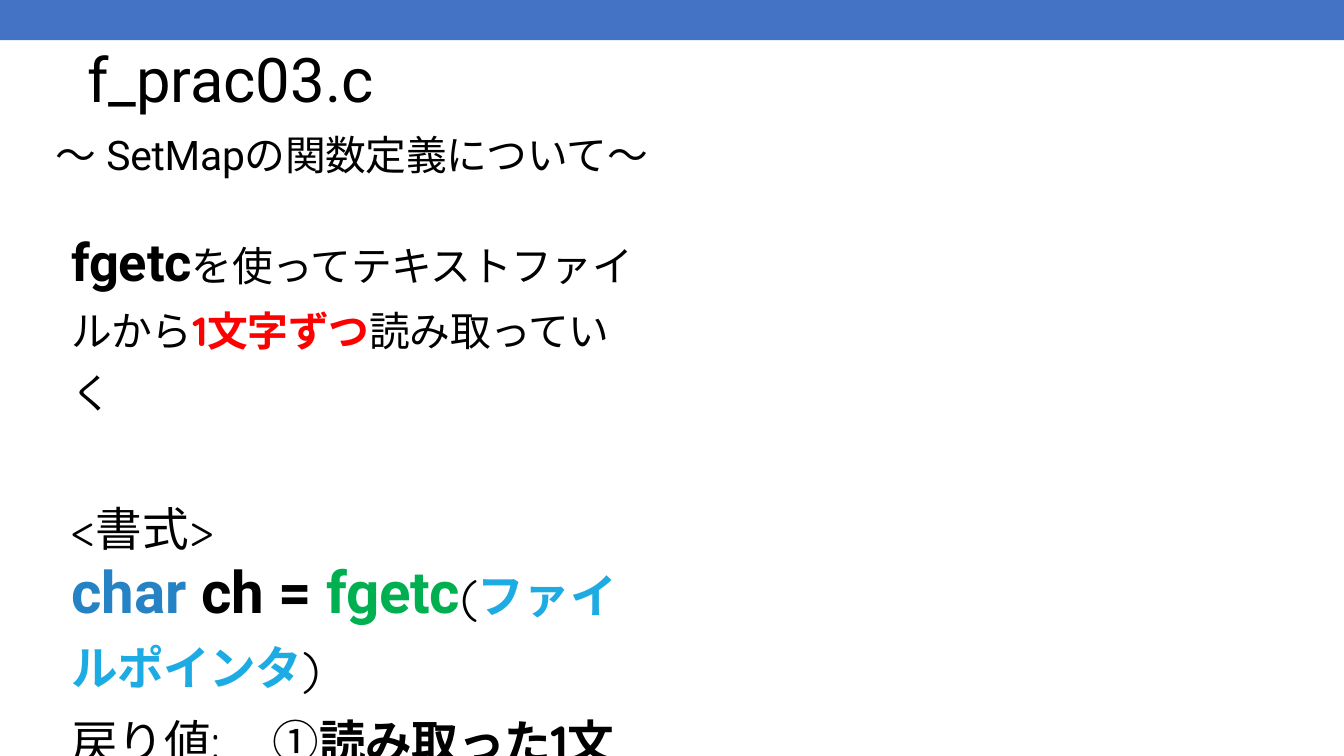
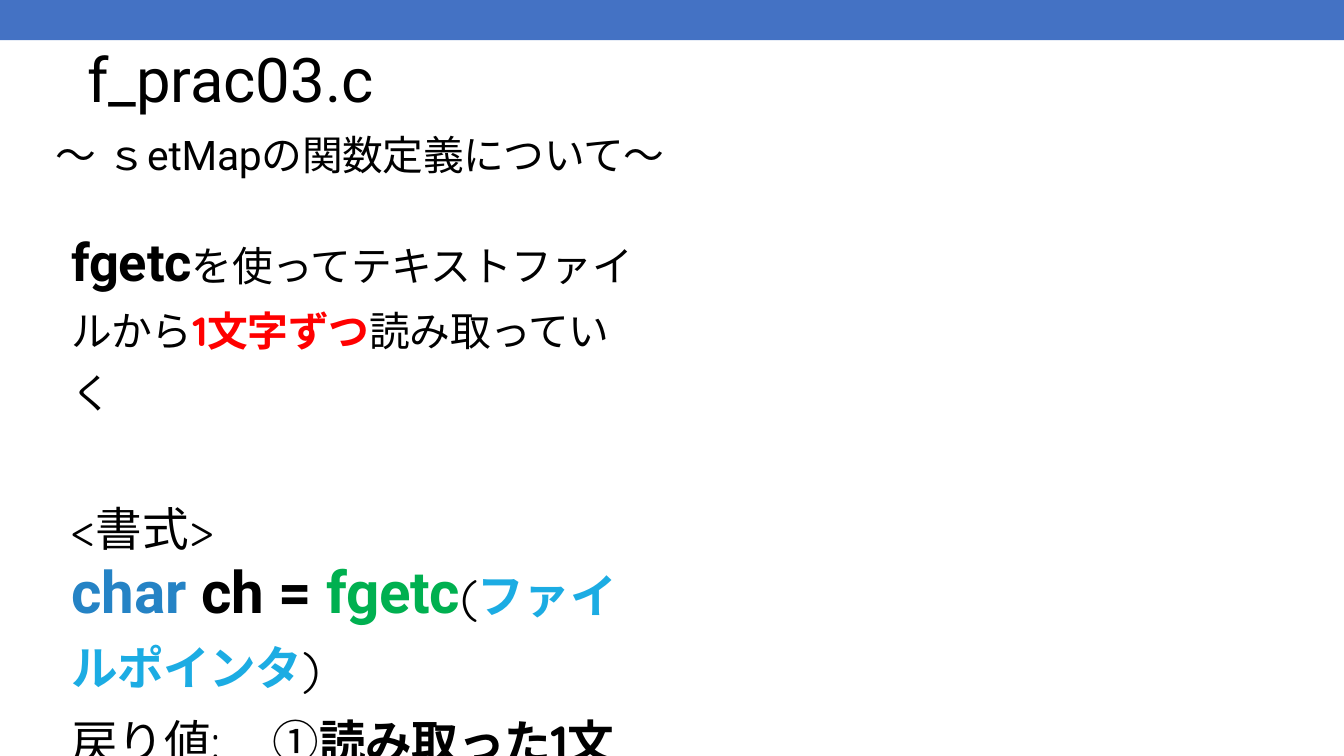
Before and after one commit to kic-murata/cpp2025, a slide deck: slide 21 of 授業資料/演習問題：ファイル処理.pptx. Drawn at 1344x756 pixels with LibreOffice and Linux fonts; fonts in the diff are those of the drawing. Boxes give left, top, right and bottom in pixels: in the first picture for what was removed or moved away, otherwise in the second. Text is boxed around its words. In the diff, an @@ line names an element or a change of style, - is before the commit and + after.

```diff
--- a/授業資料/演習問題：ファイル処理.pptx
+++ b/授業資料/演習問題：ファイル処理.pptx
@@ text at bbox=[106, 135, 664, 179]: text changed @@
-～ SetMapの関数定義について～
+～ ｓetMapの関数定義について～
```
Also in this commit, not shown: 3 other slides changed, 1 other file.
